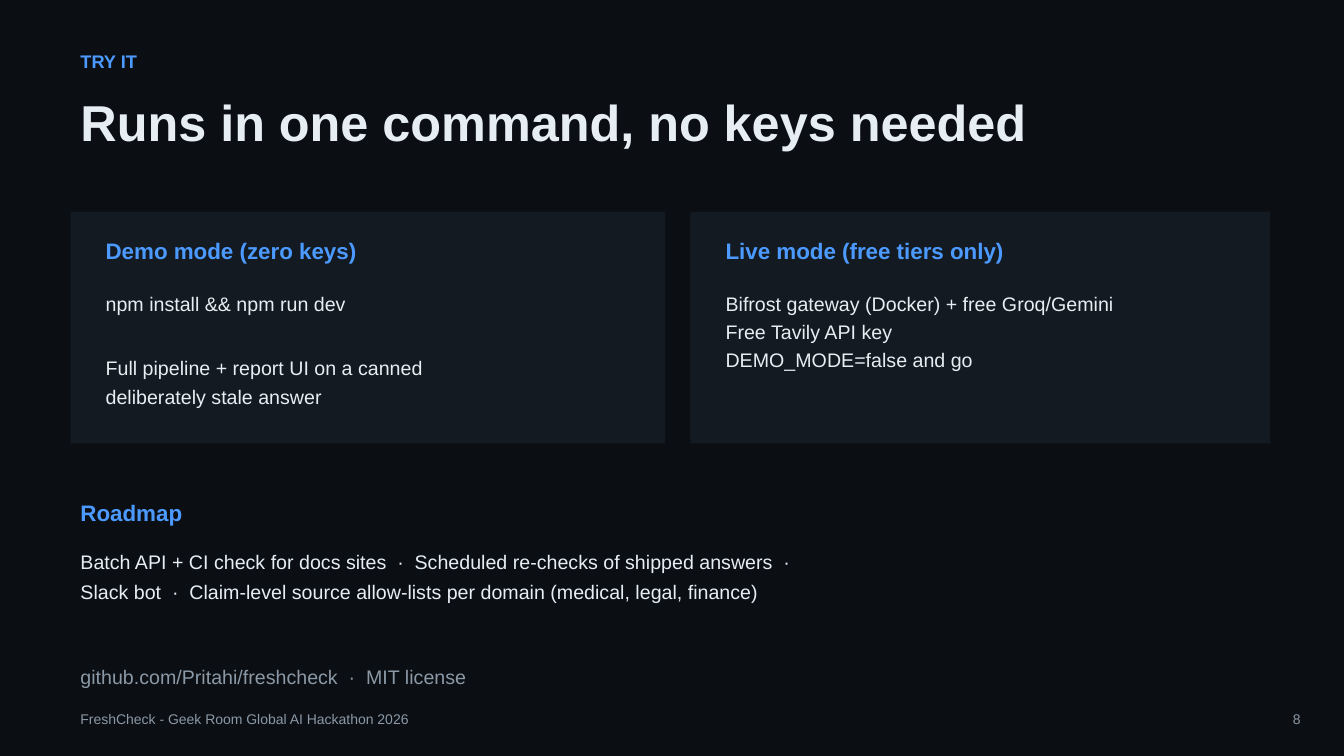
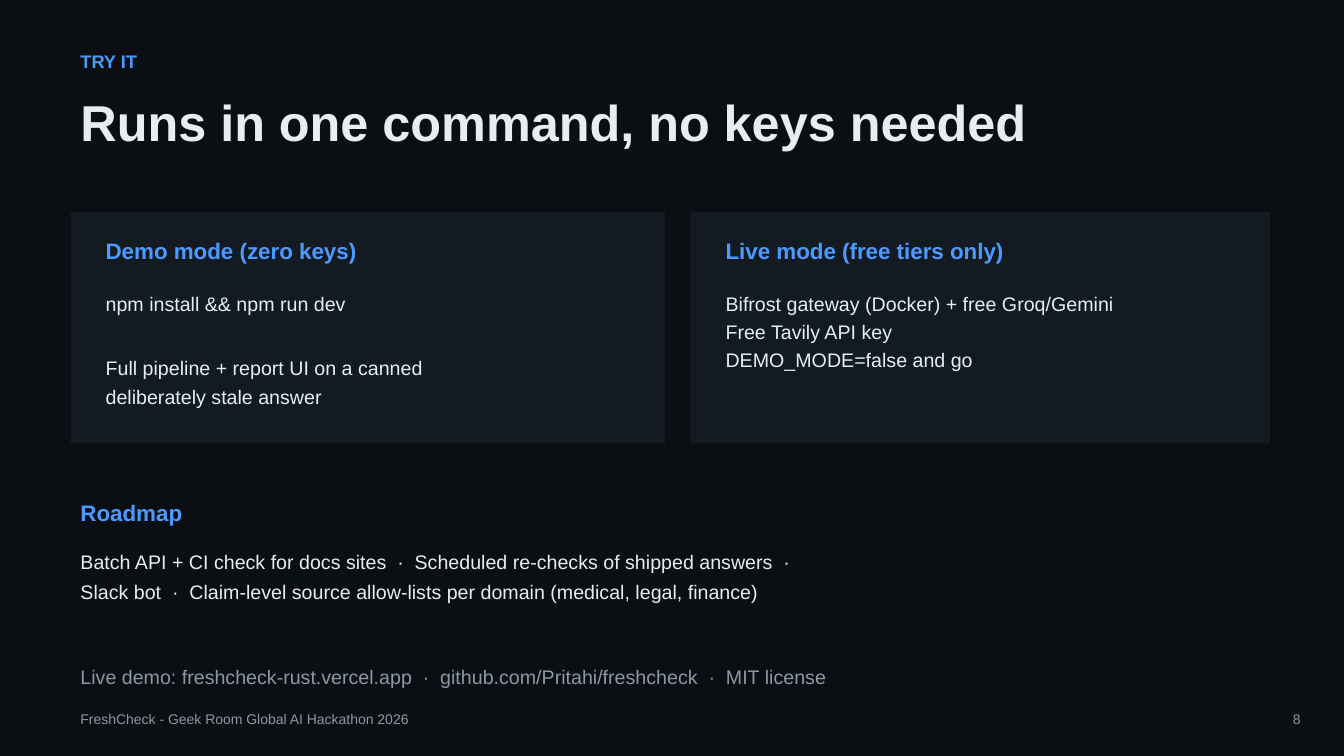
Before and after one commit to Pritahi/freshcheck, a slide deck: slide 8 of docs/freshcheck-deck.pptx. Drawn at 1344x756 pixels with LibreOffice and Linux fonts; fonts in the diff are those of the drawing. Boxes give left, top, right and bottom in pixels: in the first picture for what was removed or moved away, otherwise in the second. Text is boxed around its words. In the diff, an @@ line names an element or a change of style, - is before the commit and + after.

Commit message:
Deck: add live demo URL

```diff
--- a/docs/freshcheck-deck.pptx
+++ b/docs/freshcheck-deck.pptx
@@ text at [80,670,826,688]: text changed @@
-github.com/Pritahi/freshcheck · MIT license
+Live demo: freshcheck-rust.vercel.app · github.com/Pritahi/freshcheck · MIT license
```
